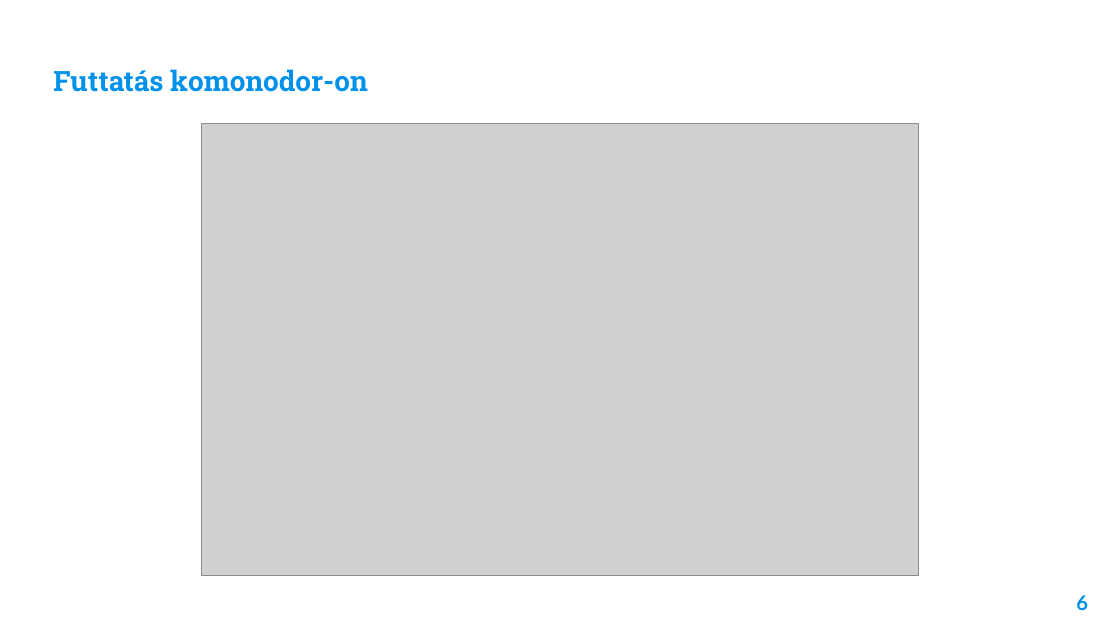
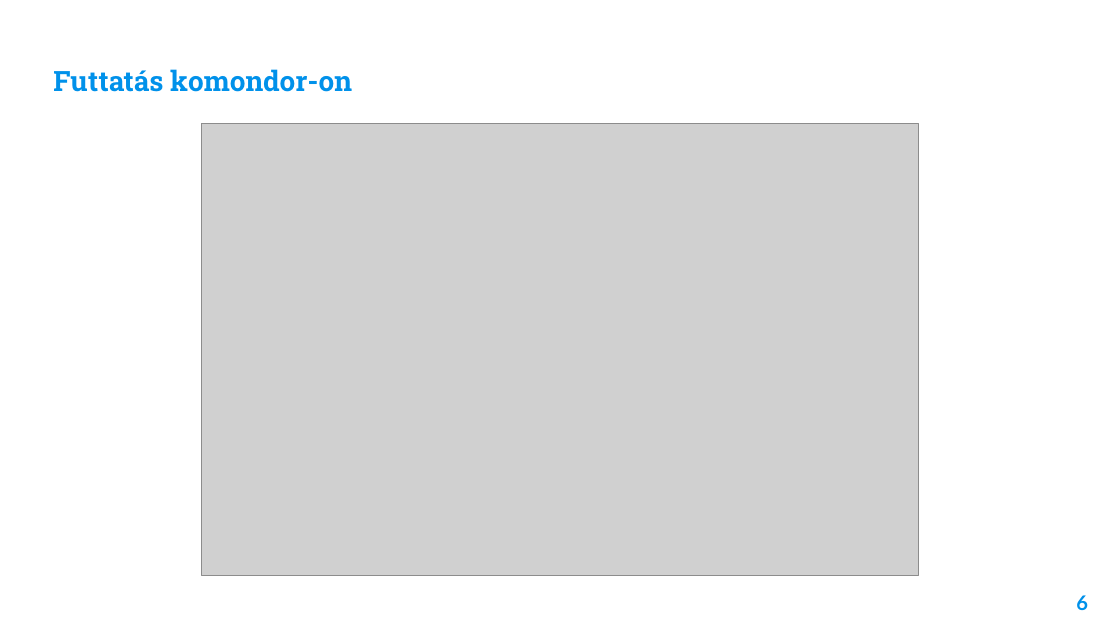
Before and after one commit to safargergo/HalLab, a slide deck: slide 6 of documents/milestone6.pptx. Drawn at 1120x630 pixels with LibreOffice and Linux fonts; fonts in the diff are those of the drawing; grey boxes stand for pictures; background and template pictures are left out. Boxes give left, top, right and bottom in pixels: in the first picture for what was removed or moved away, otherwise in the second. Text is boxed around its words. In the diff, an @@ line names an element or a change of style, - is before the commit and + after.

Commit message:
typo fixes in ppt

```diff
--- a/documents/milestone6.pptx
+++ b/documents/milestone6.pptx
@@ title at [53,69,352,92]: text changed @@
-Futtatás komonodor-on
+Futtatás komondor-on
```
Also in this commit, not shown: 4 other slides changed.
